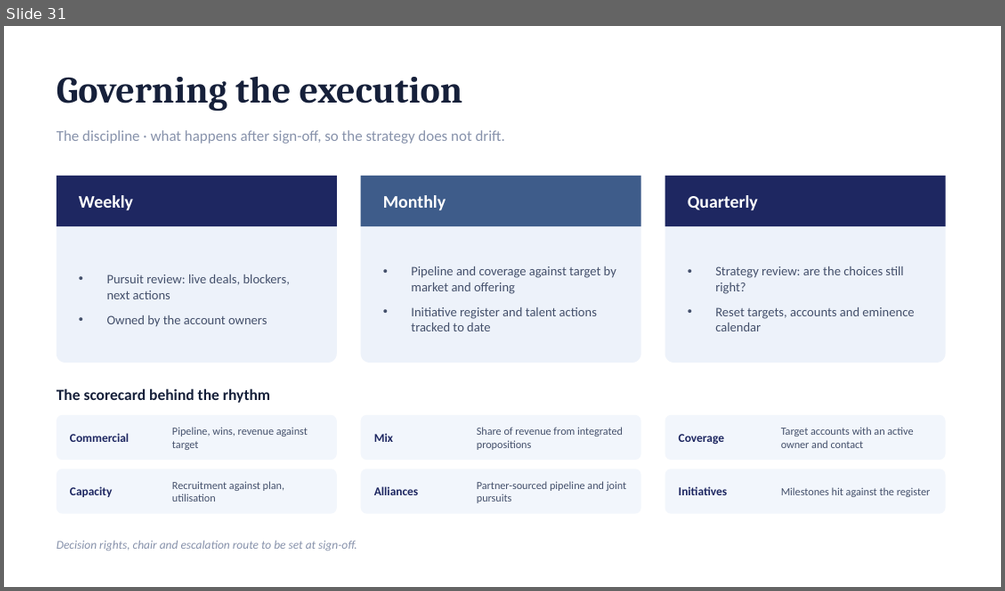
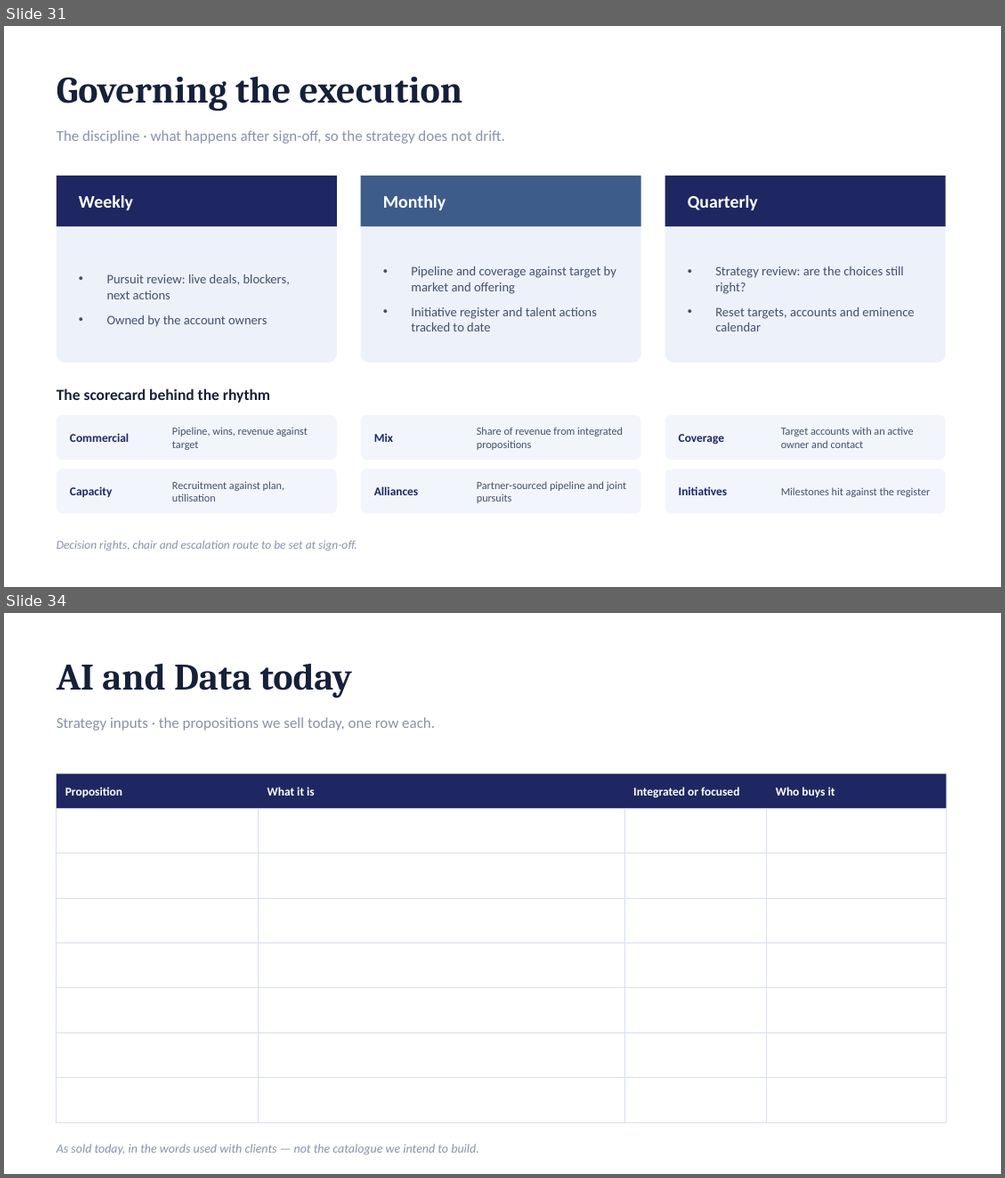
Before and after one commit to dhajjar-cyber/bae, a slide deck: FSI strategy/EAI&D-FSI-Strategy-Development-Plan.pptx. Shown one above the other, each under a label of ours: slide 31 before the commit, slides 31 and 34 after it; the slides between them are not shown. The pictures are 1005x591 and 1005x1178 pixels, drawn with LibreOffice and Linux fonts; fonts in the diff are those of the drawing. Boxes give left, top, right and bottom in pixels: in the first picture for what was removed or moved away, otherwise in the second. Text is boxed around its words. In the diff, an @@ line names an element or a change of style, - is before the commit and + after.

```diff
--- a/FSI strategy/EAI&D-FSI-Strategy-Development-Plan.pptx
+++ b/FSI strategy/EAI&D-FSI-Strategy-Development-Plan.pptx
@@ slide 34 added at box(4, 613, 1001, 1174), background #FFFFFF @@
@@ text added at box(57, 664, 353, 698), 36 pt, text #16203A, bold @@
+AI and Data today
@@ text added at box(57, 717, 435, 730), 14.5 pt, text #8792AB @@
+Strategy inputs · the propositions we sell today, one row each.
@@ table added at box(57, 774, 947, 849), 8 rows, 4 columns @@
+Proposition | What it is | Integrated or focused | Who buys it
+ |  |  | 
+ |  |  | 
+ |  |  | 
+ |  |  | 
+ |  |  | 
+ |  |  | 
+ |  |  | 
@@ rectangle added at box(57, 774, 947, 808), fill #1E2761 @@
@@ text added at box(64, 787, 123, 797), 11.5 pt, text #FFFFFF, bold @@
+Proposition
@@ text added at box(267, 787, 315, 795), 11.5 pt, text #FFFFFF, bold @@
+What it is
@@ text added at box(633, 787, 739, 798), 11.5 pt, text #FFFFFF, bold @@
+Integrated or focused
@@ text added at box(776, 787, 835, 797), 11.5 pt, text #FFFFFF, bold @@
+Who buys it
@@ text added at box(57, 1143, 478, 1155), 12 pt, text #8792AB, italic @@
+As sold today, in the words used with clients — not the catalogue we intend to build.
```
Also in this commit, not shown: 2 slides changed, 2 other slides added, 1 slide removed, 2 other files.
